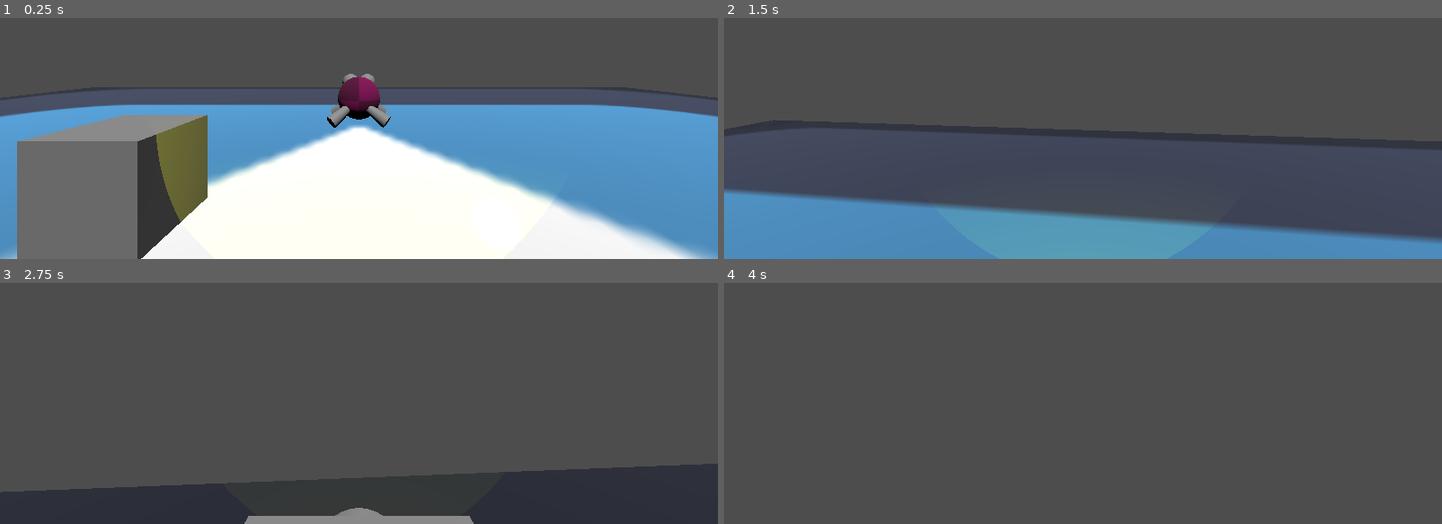
Above: before the commit, frames 1-4 (two rows, left to right).
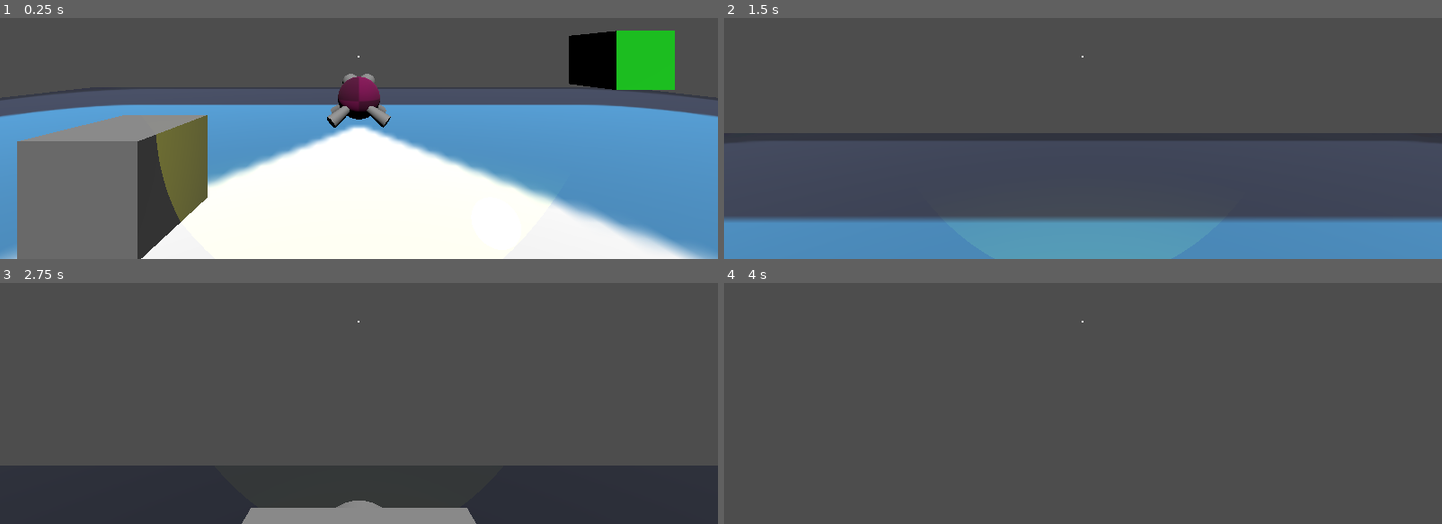
Above: after the commit, the same moments.

Repository: BrokHoly/spark-them-all
Game: Godot game, scene res://levels/sand_box.tscn
The game is run twice, just before and just after one commit, with the same random seed, the same clock (stepped at 60 frames per second) and the same inputs. The engine's default icon, where the game draws it, is replaced by a stand-in: a white triangle on a blue panel in a dark square.
Inputs (mouse positions are in pixels of both pictures, inside the frame that each line leads up to):
- Up to frame 1 (0.25 s): no input
- Up to frame 2 (1.5 s): move the mouse to (1118, 56) at 0.52 s; hold W (move_forward) from 0.53 s (still down); tap F (interact, bound only after the commit) at 0.6 s; tap Space (jump) at 0.77 s; move the mouse to (1047, 58) at 1.27 s; click (1047, 58) at 1.35 s
- Up to frame 3 (2.75 s): keep holding W (move_forward); tap Space (jump) at 1.52 s; tap F (interact, bound only after the commit) at 1.55, 2.3 s; move the mouse to (373, 314) at 2.02 s; hold Ctrl (sprint) from 2.03 s (still down)
- Up to frame 4 (4 s): keep holding W (move_forward); move the mouse to (1075, 328) at 2.77 s; release Ctrl (sprint) at 2.78 s; tap F (interact, bound only after the commit) at 2.85, 3.6 s; tap Space (jump) at 3.02, 3.77 s; tap Enter at 3.5 s; move the mouse to (1133, 326) at 3.52 s

The runs differ from the first frame. In frame 1, 3.5% of the frame differs, in the area x 49-94%, y 5-30%; in frame 2, 11%, in the area x 0-100%, y 15-94%; in frame 3, 6.2%; in frame 4, less than 0.1%.

Commit message:
New branch chore/hud : Let's try to overhaul/enhance the HUD

Diff:
--- a/characters/player/player.gd
+++ b/characters/player/player.gd
@@ -38,6 +38,9 @@
 @onready var collectible_area: Area3D = $CollectibleRange
 @onready var aim_area: Area3D = $LampAnchor/AimArea
 @onready var cylinder_shape: CylinderShape3D = $LampAnchor/AimArea/CylinderShape.shape
+@onready var raycast: RayCast3D = $FPSAnchor/RayCast3D
+@onready var interaction_label: Label = $Hud/CenterContainer/InteractLabel
+
 
 func _ready() -> void:
 	Input.set_mouse_mode(Input.MOUSE_MODE_CAPTURED)
@@ -95,6 +98,8 @@
 	# Handle lamp burn on Boulars
 	_handle_lamp_burn(delta)
 
+	_handle_interaction()
+
 func _input(event: InputEvent) -> void:
 	if event.is_action_pressed("pause"):
 		get_tree().quit()
@@ -168,3 +173,28 @@
 func on_ennemy_killed():
 	kill_score += 1
 	print("kill score : ", kill_score)
+
+
+func _handle_interaction():
+	if not raycast.is_colliding():
+		_hide_interaction_text()
+		return
+
+	var collider = raycast.get_collider()
+
+	if collider and collider.is_in_group("interactable"):
+		_show_interaction_text("Press [F] to interact (or X on Xbox, or SQUARE on PS)")
+
+		if Input.is_action_just_pressed("interact"):
+			if collider.has_method("interact"):
+				collider.interact(self)
+	else:
+		_hide_interaction_text()
+
+
+func _show_interaction_text(text: String):
+	interaction_label.text = text
+	interaction_label.visible = true
+
+func _hide_interaction_text():
+	interaction_label.visible = false
--- a/characters/player/player.tscn
+++ b/characters/player/player.tscn
@@ -3,7 +3,7 @@
 [ext_resource type="Script" uid="uid://b6uphe0e54xxk" path="res://characters/player/player.gd" id="1_508ok"]
 [ext_resource type="CylinderMesh" uid="uid://don12f7grk5tq" path="res://models/spotlight_mesh.tres" id="2_5dc8e"]
 [ext_resource type="PackedScene" uid="uid://ig34dw7euucc" path="res://models/props/lamp.tscn" id="2_exd8k"]
-[ext_resource type="PackedScene" uid="uid://donx8metrmqdc" path="res://ui/pause_menu.tscn" id="2_xxgcw"]
+[ext_resource type="PackedScene" uid="uid://c1bfprpwewvo2" path="res://ui/hud.tscn" id="4_5dc8e"]
 
 [sub_resource type="CapsuleShape3D" id="CapsuleShape3D_b886q"]
 
@@ -23,7 +23,7 @@
 
 [node name="Player" type="CharacterBody3D" unique_id=1134144444]
 collision_layer = 4
-collision_mask = 5
+collision_mask = 13
 script = ExtResource("1_508ok")
 
 [node name="BodyCollisionShape" type="CollisionShape3D" parent="." unique_id=2122099971]
@@ -84,16 +84,7 @@
 
 [node name="RayCast3D" type="RayCast3D" parent="FPSAnchor" unique_id=1194322530]
 target_position = Vector3(0, 0, -3)
-
-[node name="HUD" type="Control" parent="." unique_id=1314687766]
-visible = false
-layout_mode = 3
-anchors_preset = 0
-offset_right = 40.0
-offset_bottom = 40.0
-
-[node name="PauseMenu" parent="HUD" unique_id=1942109131 instance=ExtResource("2_xxgcw")]
-layout_mode = 1
+collision_mask = 9
 
 [node name="CollectibleRange" type="Area3D" parent="." unique_id=1269460920]
 transform = Transform3D(1, 0, 0, 0, 1, 0, 0, 0, 1, 0, 1, 0)
@@ -103,3 +94,5 @@
 [node name="CollisionShape3D" type="CollisionShape3D" parent="CollectibleRange" unique_id=559345352]
 transform = Transform3D(2.2, 0, 0, 0, 2.2, 0, 0, 0, 2.2, 0, 0, 0)
 shape = SubResource("SphereShape3D_exd8k")
+
+[node name="Hud" parent="." unique_id=2086982386 instance=ExtResource("4_5dc8e")]
--- /dev/null
+++ b/interactables/button/button.tscn
@@ -0,0 +1,17 @@
+[gd_scene format=3 uid="uid://baxchawcmx2an"]
+
+[sub_resource type="BoxShape3D" id="BoxShape3D_2324a"]
+
+[sub_resource type="BoxMesh" id="BoxMesh_2324a"]
+
+[sub_resource type="StandardMaterial3D" id="StandardMaterial3D_2324a"]
+albedo_color = Color(0.08627451, 1, 0.12156863, 1)
+
+[node name="Button" type="StaticBody3D" unique_id=1765601522 groups=["interactable"]]
+
+[node name="CollisionShape3D" type="CollisionShape3D" parent="." unique_id=1485800131]
+shape = SubResource("BoxShape3D_2324a")
+
+[node name="MeshInstance3D" type="MeshInstance3D" parent="CollisionShape3D" unique_id=821559403]
+mesh = SubResource("BoxMesh_2324a")
+surface_material_override/0 = SubResource("StandardMaterial3D_2324a")
--- a/levels/sand_box.tscn
+++ b/levels/sand_box.tscn
@@ -5,6 +5,7 @@
 [ext_resource type="PackedScene" uid="uid://c6njyhv7wet0k" path="res://models/props/proto_ramp.tscn" id="3_862d6"]
 [ext_resource type="PackedScene" uid="uid://btxhphovqdvtt" path="res://collectibles/loots/boular_grape.tscn" id="4_bheoy"]
 [ext_resource type="PackedScene" uid="uid://bx4penw8dnaux" path="res://characters/enemies/boular/boular.tscn" id="5_aymlm"]
+[ext_resource type="PackedScene" uid="uid://baxchawcmx2an" path="res://interactables/button/button.tscn" id="6_bwjjf"]
 
 [sub_resource type="HeightMapShape3D" id="HeightMapShape3D_j3m32"]
 
@@ -41,3 +42,6 @@
 [node name="Boular" parent="." unique_id=1503704684 node_paths=PackedStringArray("player") instance=ExtResource("5_aymlm")]
 transform = Transform3D(1, 0, 0, 0, 1, 0, 0, 0, 1, 0, 0.13138151, -7.0094976)
 player = NodePath("../Player")
+
+[node name="Button" parent="." unique_id=1765601522 instance=ExtResource("6_bwjjf")]
+transform = Transform3D(1, 0, 0, 0, 1, 0, 0, 0, 1, 4.855623, 1.6423469, -4.953174)
--- a/project.godot
+++ b/project.godot
@@ -19,6 +19,7 @@
 
 collectible=""
 ennemy=""
+interactable=""
 
 [input]
 
@@ -95,12 +96,19 @@
 , Object(InputEventJoypadMotion,"resource_local_to_scene":false,"resource_name":"","device":-1,"axis":4,"axis_value":1.0,"script":null)
 ]
 }
+interact={
+"deadzone": 0.2,
+"events": [Object(InputEventKey,"resource_local_to_scene":false,"resource_name":"","device":-1,"window_id":0,"alt_pressed":false,"shift_pressed":false,"ctrl_pressed":false,"meta_pressed":false,"pressed":false,"keycode":0,"physical_keycode":70,"key_label":0,"unicode":102,"location":0,"echo":false,"script":null)
+, Object(InputEventJoypadButton,"resource_local_to_scene":false,"resource_name":"","device":-1,"button_index":2,"pressure":0.0,"pressed":false,"script":null)
+]
+}
 
 [layer_names]
 
 3d_physics/layer_1="environement"
 3d_physics/layer_2="collectible"
 3d_physics/layer_3="entity"
+3d_physics/layer_4="interactable"
 
 [physics]
 
--- /dev/null
+++ b/ui/hud.tscn
@@ -0,0 +1,30 @@
+[gd_scene format=3 uid="uid://c1bfprpwewvo2"]
+
+[ext_resource type="PackedScene" uid="uid://donx8metrmqdc" path="res://ui/pause_menu.tscn" id="1_rbyyf"]
+
+[node name="Hud" type="Control" unique_id=2086982386]
+layout_mode = 3
+anchors_preset = 15
+anchor_right = 1.0
+anchor_bottom = 1.0
+grow_horizontal = 2
+grow_vertical = 2
+
+[node name="CenterContainer" type="CenterContainer" parent="." unique_id=1274127196]
+layout_mode = 0
+offset_left = 556.0
+offset_top = 304.0
+offset_right = 596.0
+offset_bottom = 344.0
+
+[node name="InteractLabel" type="Label" parent="CenterContainer" unique_id=1820389047]
+layout_mode = 2
+horizontal_alignment = 1
+
+[node name="ColorRect" type="ColorRect" parent="CenterContainer" unique_id=170947510]
+custom_minimum_size = Vector2(3, 3)
+layout_mode = 2
+
+[node name="PauseMenu" parent="CenterContainer" unique_id=1942109131 instance=ExtResource("1_rbyyf")]
+visible = false
+layout_mode = 2
--- a/ui/pause_menu.tscn
+++ b/ui/pause_menu.tscn
@@ -2,30 +2,31 @@
 
 [node name="PauseMenu" type="Control" unique_id=1942109131]
 layout_mode = 3
-anchors_preset = 15
-anchor_right = 1.0
-anchor_bottom = 1.0
-grow_horizontal = 2
-grow_vertical = 2
+anchors_preset = 0
 
-[node name="MarginContainer" type="MarginContainer" parent="." unique_id=1536244577]
+[node name="CenterBox" type="CenterContainer" parent="." unique_id=68394045]
 layout_mode = 0
-offset_right = 1152.0
-offset_bottom = 648.0
+use_top_left = true
 
-[node name="VBoxContainer" type="VBoxContainer" parent="MarginContainer" unique_id=1431912659]
+[node name="VBoxContainer" type="VBoxContainer" parent="CenterBox" unique_id=1431912659]
 layout_mode = 2
+alignment = 1
 
-[node name="Resume" type="Button" parent="MarginContainer/VBoxContainer" unique_id=201423398]
+[node name="Resume" type="Button" parent="CenterBox/VBoxContainer" unique_id=201423398]
 layout_mode = 2
 text = "Resume"
 
-[node name="Settings" type="Button" parent="MarginContainer/VBoxContainer" unique_id=604461627]
+[node name="Settings" type="Button" parent="CenterBox/VBoxContainer" unique_id=604461627]
 layout_mode = 2
 text = "Settings
 "
 
-[node name="Quit" type="Button" parent="MarginContainer/VBoxContainer" unique_id=944650443]
+[node name="Quit" type="Button" parent="CenterBox/VBoxContainer" unique_id=944650443]
 layout_mode = 2
 text = "Quit
 "
+
+[node name="Background" type="ColorRect" parent="CenterBox" unique_id=1959635740]
+layout_direction = 1
+layout_mode = 2
+color = Color(0.11372549, 0.03529412, 0.46666667, 0.9098039)
